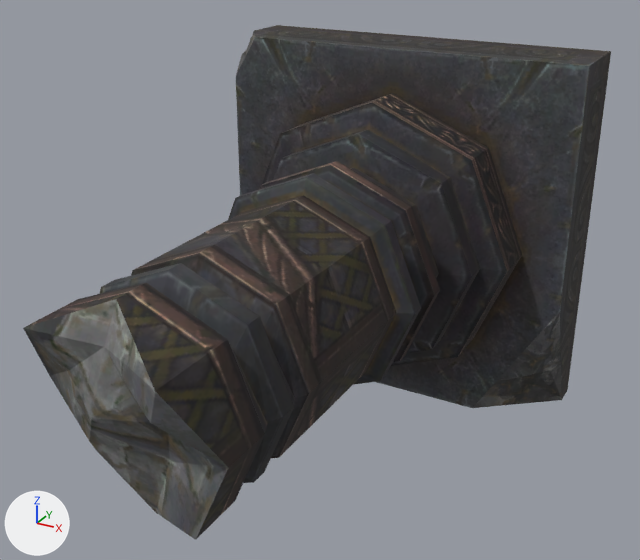
The OBJ model sceneobjs/huodong_fuben_651/huodong_fuben_652_pingtai01_zhizi03_d.obj as it was, and as the next commit left it.
One viewpoint serves both versions: a 50 mm lens placed at (198.0, -488.0, 180.0), pointed at (7.0, -142.0, 7.0). Lighting does not change. The marker at lower left points along +X, +Y and +Z. Where no turn or scale is listed for an object, it has been applied to the vertices. Vertices at the same position are counted once.

Objects in the first picture: 'huodong_fuben_652_pingtai01_zhizi03_d'.
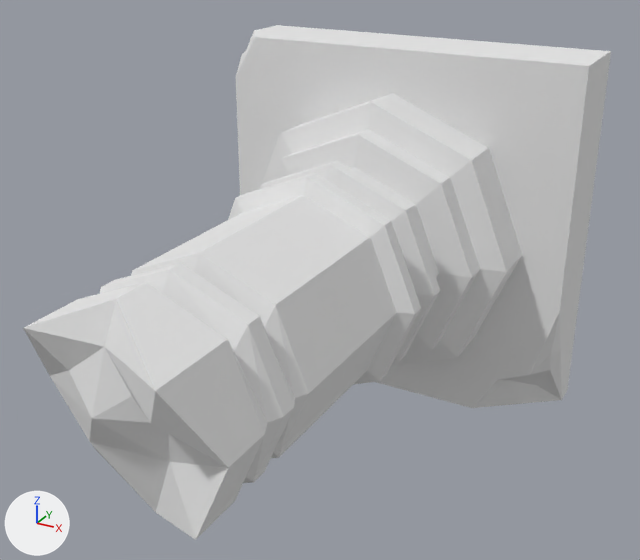
Diff of the bpy script that builds the scene:
```diff
--- a/sceneobjs/huodong_fuben_651/huodong_fuben_652_pingtai01_zhizi03_d.obj.py
+++ b/sceneobjs/huodong_fuben_651/huodong_fuben_652_pingtai01_zhizi03_d.obj.py
@@ mat_material_1_1 @@
+mat_material_1_1 = principled_material('material_1')
+mat_material_1_1.base_color = (0.8, 0.8, 0.8)  # white #e7e7e7
+mat_material_1_1.roughness = 1.0
@@ mat_material_2_1 @@
+mat_material_2_1 = principled_material('material_2')
+mat_material_2_1.base_color = (0.8, 0.8, 0.8)  # white #e7e7e7
+mat_material_2_1.roughness = 1.0
@@ me_huodong_fuben_652_pingtai01_zhizi03_d @@
 me_huodong_fuben_652_pingtai01_zhizi03_d.from_pydata(...)  # 220 vertices, 420 faces; spans x -103.0..103.0, y -300.0..2.0, z -103.0..103.0
 # used by ob_huodong_fuben_652_pingtai01_zhizi03_d; location = (0.0, 0.0, 0.0)
+# me_huodong_fuben_652_pingtai01_zhizi03_d part 1: all 54 faces that had it switch from mat_material_2 (picture img_huodong_fuben_652_pingtai01_zhizi03_02_png) to mat_material_2_1 (white #e7e7e7)
+# me_huodong_fuben_652_pingtai01_zhizi03_d part 2: all 366 faces that had it switch from mat_material_1 (picture img_huodong_fuben_652_pingtai01_zhizi03_png) to mat_material_1_1 (white #e7e7e7)
```

What differs and where, as boxes [x1, y1, x2, y2] in the pictures (640 x 560 px):
part 1 of me_huodong_fuben_652_pingtai01_zhizi03_d, recoloured
    both: [23, 32, 562, 540]
part 2 of me_huodong_fuben_652_pingtai01_zhizi03_d, recoloured (black to white)
    both: [24, 25, 611, 539]
